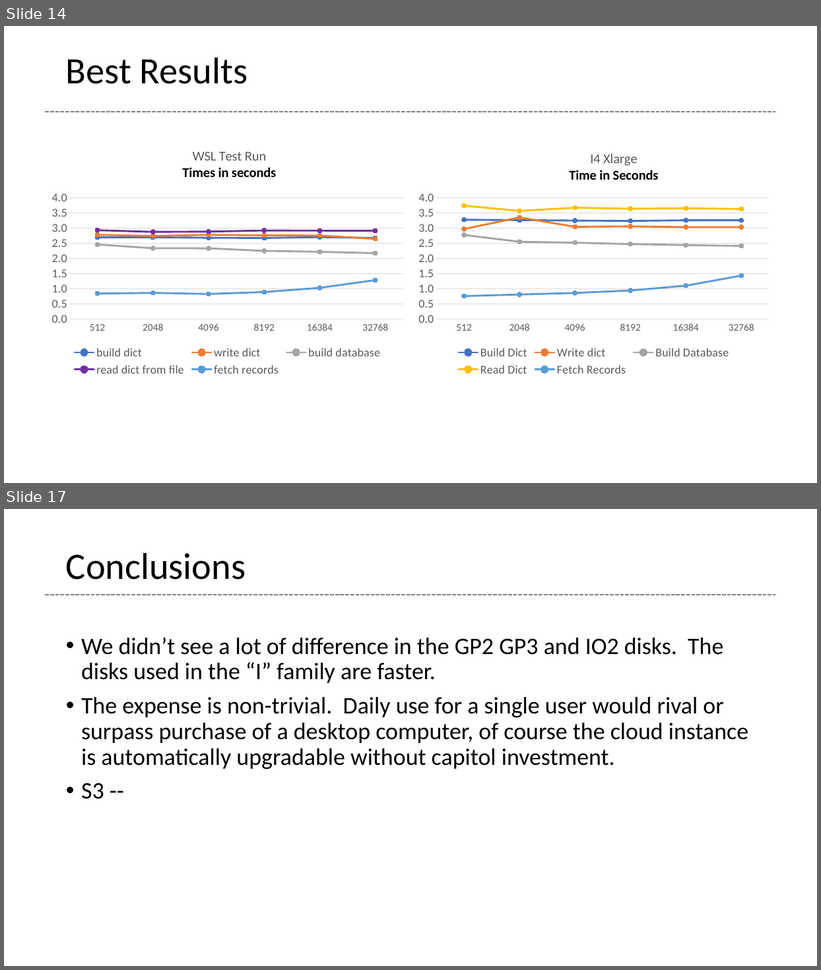
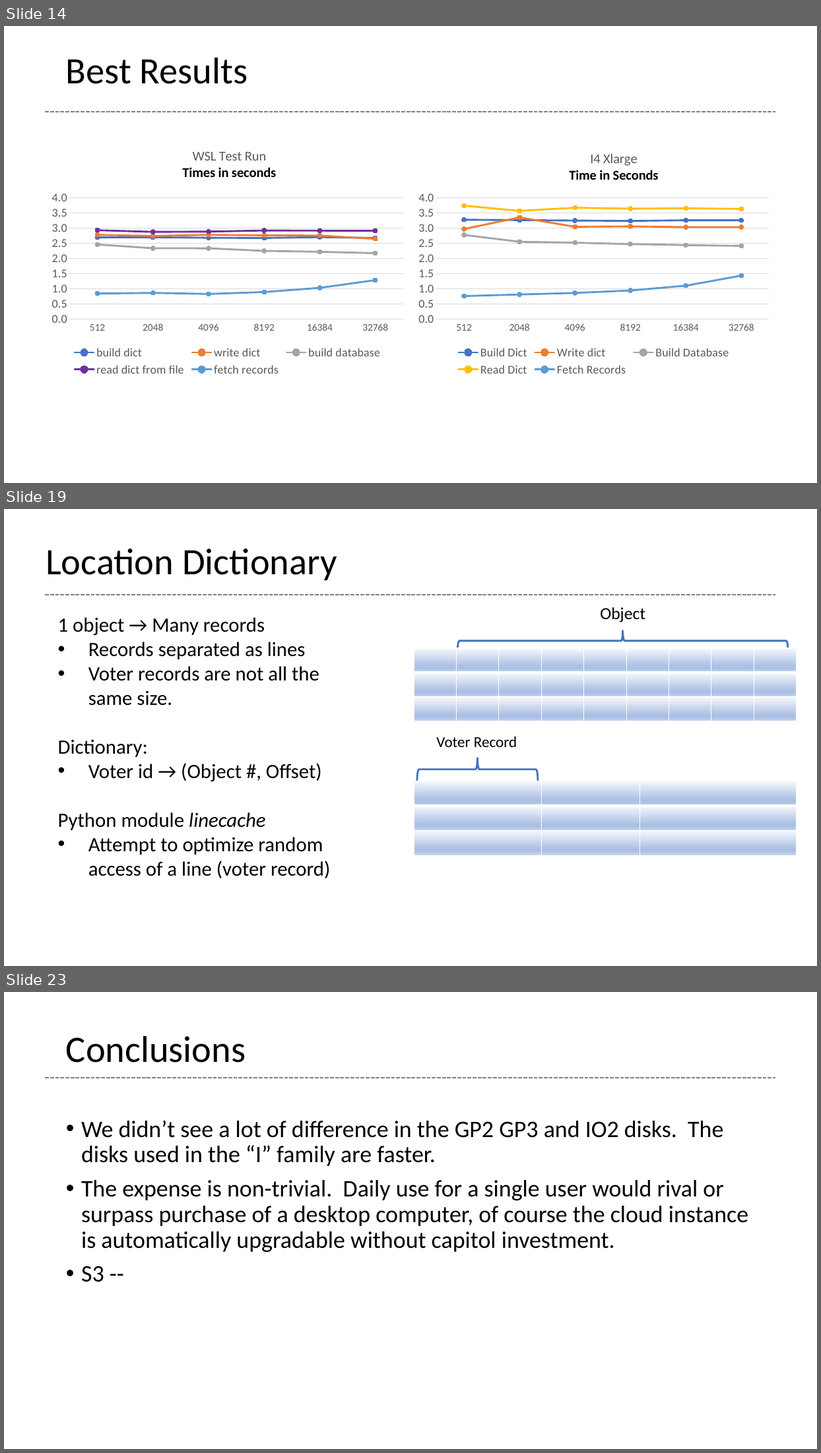
Before and after one commit to glenntu15/BuildVoterDatabase, a slide deck: Proj_presentation.pptx. Shown one above the other, each under a label of ours: slides 14 and 17 before the commit, slides 14, 19 and 23 after it; the slides between them are not shown. The pictures are 821x970 and 821x1453 pixels, drawn with LibreOffice and Linux fonts; fonts in the diff are those of the drawing. Boxes give left, top, right and bottom in pixels: in the first picture for what was removed or moved away, otherwise in the second. Text is boxed around its words. In the diff, an @@ line names an element or a change of style, - is before the commit and + after.

```diff
--- a/Proj_presentation.pptx
+++ b/Proj_presentation.pptx
@@ slide 19 added at (x1=4, y1=509, x2=817, y2=966), background #FFFFFF @@
@@ text added at (x1=46, y1=549, x2=337, y2=580), 44 pt, text #000000 @@
+Location Dictionary
@@ line added from (45, 595) to (776, 595), #808080 1.5 pt dashed @@
@@ text added at (x1=600, y1=607, x2=646, y2=623), 20 pt, text #000000 @@
+Object
@@ text added at (x1=58, y1=617, x2=330, y2=879), 24 pt, text #000000 @@
+1 object → Many records
+• Records separated as lines
+• Voter records are not all the same size.
+Dictionary:
+• Voter id → (Object #, Offset)
+Python module linecache
+• Attempt to optimize random access of a line (voter record)
@@ right brace added at (x1=457, y1=630, x2=788, y2=652), outline #4472C4 2.25 pt @@
@@ table added at (x1=414, y1=648, x2=798, y2=722), 3 rows, 9 columns @@
+ |  |  |  |  |  |  |  | 
+ |  |  |  |  |  |  |  | 
+ |  |  |  |  |  |  |  | 
@@ text added at (x1=436, y1=737, x2=517, y2=747), 18 pt, text #000000 @@
+Voter Record
@@ right brace added at (x1=417, y1=758, x2=538, y2=782), outline #4472C4 2.25 pt @@
@@ table added at (x1=414, y1=782, x2=797, y2=856), 3 rows, 3 columns @@
+ |  | 
+ |  | 
+ |  | 
@@ what was slide 17 is now slide 23 @@
```
Also in this commit, not shown: 6 slides changed, 7 other slides added, 2 slides removed.
